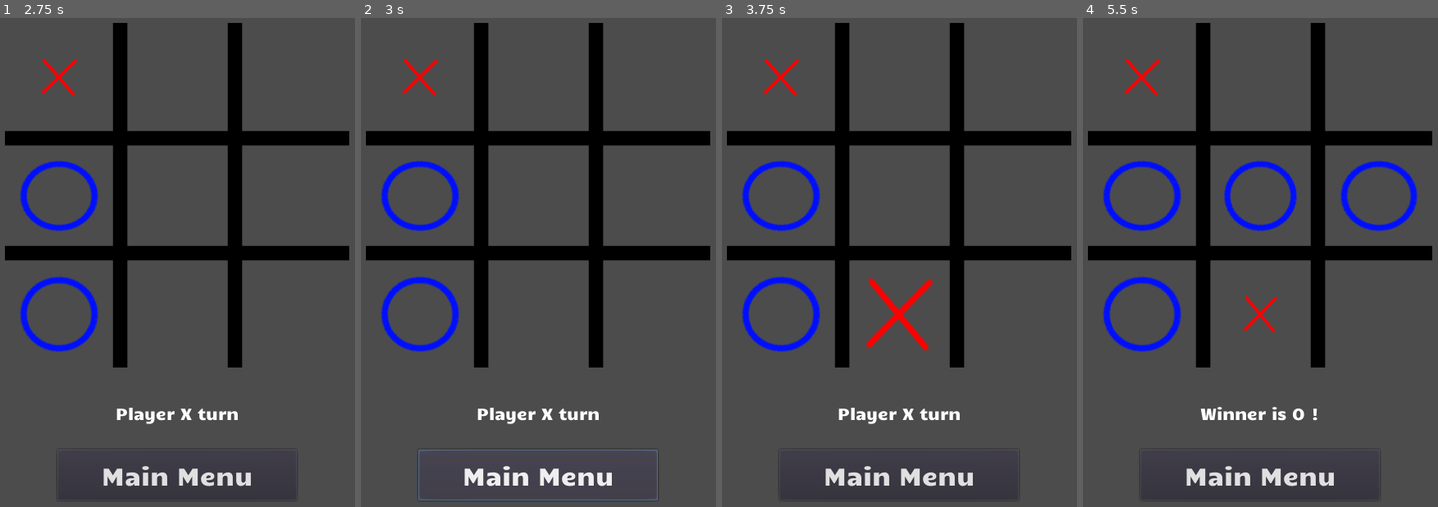
Above: before the commit, frames 1-4 (left to right).
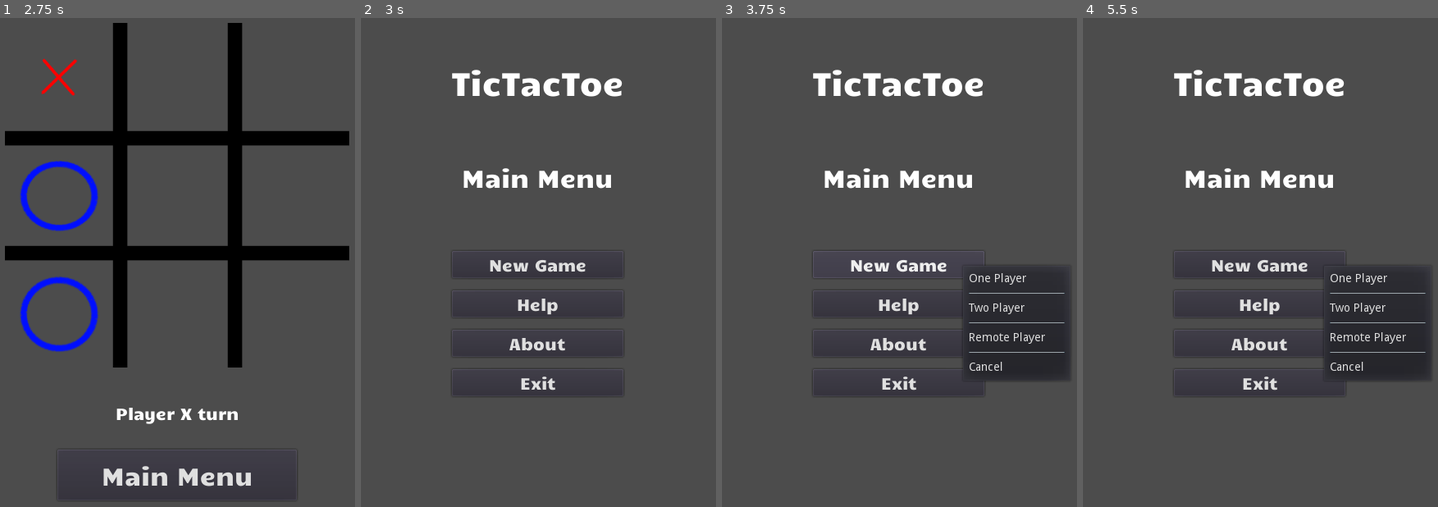
Above: after the commit, the same moments.

Repository: edd34/TicTacToe_Godot
Game: Godot game, scene res://Scenes/OnePlayer.tscn
Two runs of this game, one before a commit and one after it. Both use one fixed random seed, a clock stepped at 60 frames per second and the inputs below. This scene is started directly instead of the project's main scene.
Inputs (mouse positions are in pixels of both pictures, inside the frame that each line leads up to):
- Up to frame 1 (2.75 s): click (60, 76) at 0.52 s; click (60, 76) at 1.27 s; click (60, 76) at 2.02 s
- Up to frame 2 (3 s): click "Main Menu" at 2.75 s
- Up to frame 3 (3.75 s): click (899, 262) at 3.5 s, where only the run after the commit has a clickable "New Game"
- Up to frame 4 (5.5 s): click (1260, 262) at 4.25 s, where only the run after the commit has a clickable "New Game"; click (1260, 262) at 5 s, where only the run after the commit has a clickable "New Game"

Frame 1 is identical in both runs. In frame 2, 17% of the frame differs, in the area x 1-99%, y 1-99%; in frame 3, 24%; in frame 4, 25%.
Error before the commit: Attempt to call function 'connect' in base 'null instance' on a null instance. (res://Scripts/Menu/MainMenuButton.gd:6)

Commit message:
include an updated version of script MainMenuButton

Diff:
--- a/Scenes/OnePlayer.tscn
+++ b/Scenes/OnePlayer.tscn
@@ -4,7 +4,7 @@
 [ext_resource path="res://Scripts/set_sprite_player.gd" type="Script" id=2]
 [ext_resource path="res://Scripts/button/button_1P.gd" type="Script" id=3]
 [ext_resource path="res://Font/Candal.ttf" type="DynamicFontData" id=4]
-[ext_resource path="res://Scripts/Menu/MainMenuButton.gd" type="Script" id=5]
+[ext_resource path="res://Scripts/Menu/MainMenuButton_ingame.gd" type="Script" id=5]
 [ext_resource path="res://Scripts/Board_One_Player.gd" type="Script" id=6]
 [ext_resource path="res://Assets/SFX/marker lines.ogg" type="AudioStream" id=7]
 [ext_resource path="res://Assets/SFX/marker_circle.ogg" type="AudioStream" id=8]
@@ -12,6 +12,7 @@
 [ext_resource path="res://Assets/SFX/Lose 7 - Sound effects Pack 2.ogg" type="AudioStream" id=10]
 [ext_resource path="res://Assets/SFX/draw.wav" type="AudioStream" id=11]
 [ext_resource path="res://Assets/SFX/firm-walking.wav" type="AudioStream" id=12]
+
 
 [sub_resource type="DynamicFont" id=1]
 
--- a/Scenes/TwoPlayer.tscn
+++ b/Scenes/TwoPlayer.tscn
@@ -4,7 +4,7 @@
 [ext_resource path="res://Scripts/set_sprite_player.gd" type="Script" id=2]
 [ext_resource path="res://Scripts/button/button.gd" type="Script" id=3]
 [ext_resource path="res://Font/Candal.ttf" type="DynamicFontData" id=4]
-[ext_resource path="res://Scripts/Menu/MainMenuButton.gd" type="Script" id=5]
+[ext_resource path="res://Scripts/Menu/MainMenuButton_ingame.gd" type="Script" id=5]
 [ext_resource path="res://Scripts/Board.gd" type="Script" id=6]
 [ext_resource path="res://Assets/SFX/marker lines.ogg" type="AudioStream" id=7]
 [ext_resource path="res://Assets/SFX/marker_circle.ogg" type="AudioStream" id=8]
--- a/Scenes/remotePlayer.tscn
+++ b/Scenes/remotePlayer.tscn
@@ -4,7 +4,7 @@
 [ext_resource path="res://Scripts/set_sprite_player.gd" type="Script" id=2]
 [ext_resource path="res://Scripts/button/button_remote.gd" type="Script" id=3]
 [ext_resource path="res://Font/Candal.ttf" type="DynamicFontData" id=4]
-[ext_resource path="res://Scripts/Menu/MainMenuButton.gd" type="Script" id=5]
+[ext_resource path="res://Scripts/Menu/MainMenuButton_ingame.gd" type="Script" id=5]
 [ext_resource path="res://Scripts/Board.gd" type="Script" id=6]
 [ext_resource path="res://Assets/SFX/marker lines.ogg" type="AudioStream" id=7]
 [ext_resource path="res://Assets/SFX/marker_circle.ogg" type="AudioStream" id=8]
